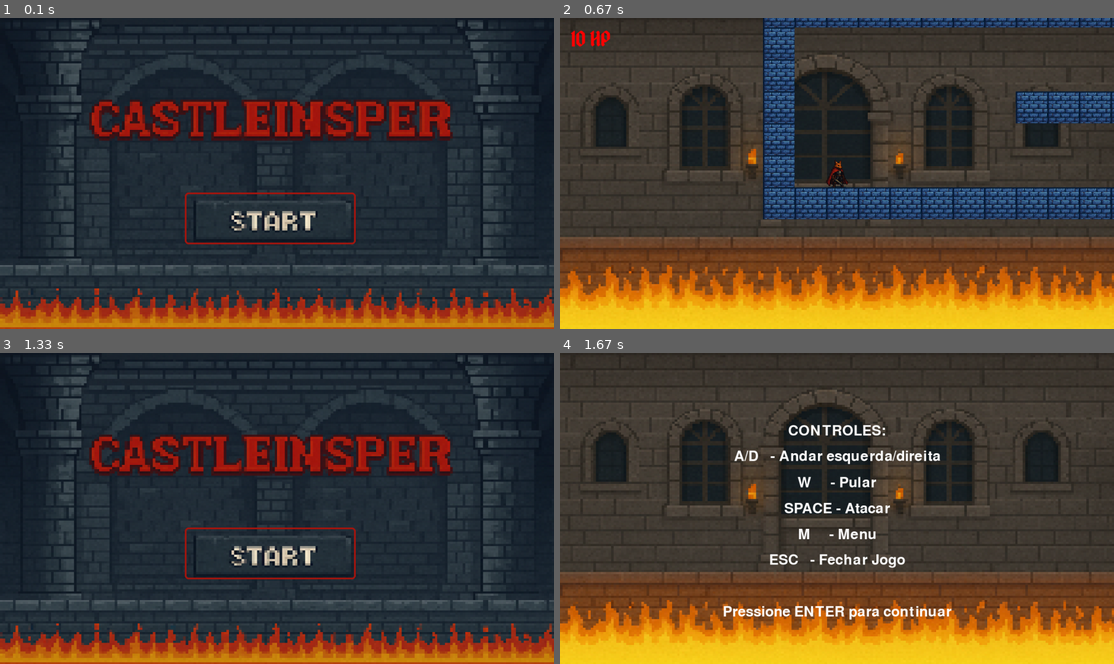
Above: before the commit, frames 1-4 (two rows, left to right).
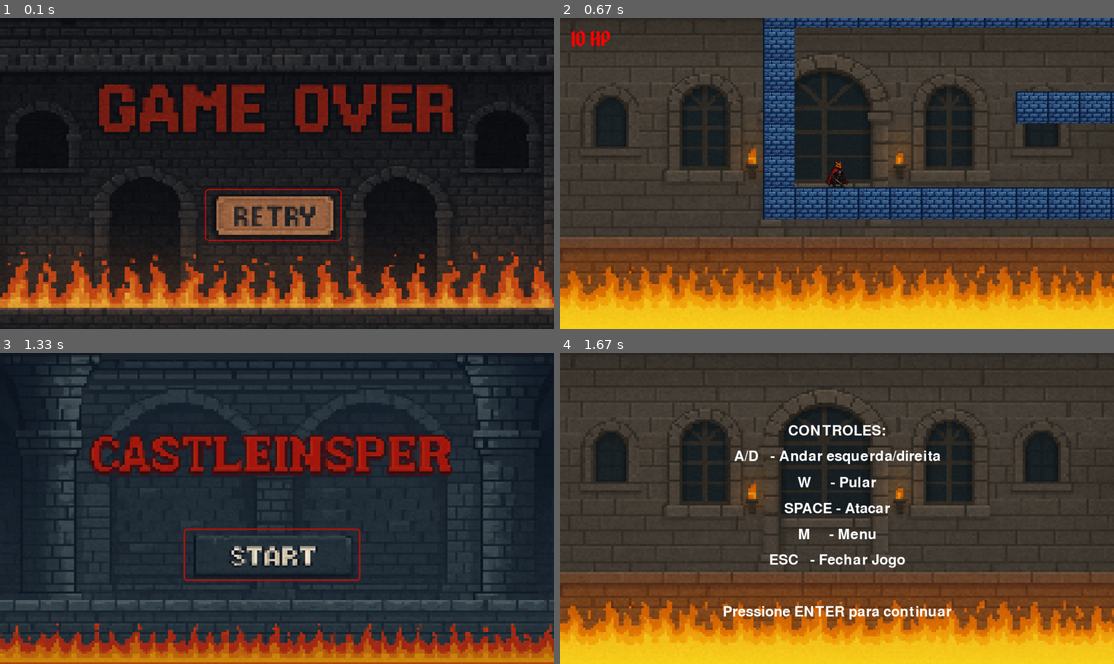
Above: after the commit, the same moments.

Repository: Victor-LP/pygame
Game: pygame game, started from CastleInsper.py
Two runs of this game, one before a commit and one after it. Both use one fixed random seed, a clock stepped at 60 frames per second and the inputs below.
Inputs (mouse positions are in pixels of both pictures, inside the frame that each line leads up to):
- Up to frame 1 (0.1 s): no input
- Up to frame 2 (0.67 s): tap Enter at 0.33 s
- Up to frame 3 (1.33 s): tap Space at 0.67 s; tap M at 1 s
- Up to frame 4 (1.67 s): click (892, 576) at 1.38 s

The runs differ from the first frame. In frame 1, 62% of the frame differs, in the area x 0-100%, y 0-100%; in frame 2, nothing differs; in frame 3, 0.8%; in frame 4, nothing differs.

Commit message:
Botão Menu & Game Over

Diff:
--- a/CastleInsper.py
+++ b/CastleInsper.py
@@ -7,7 +7,7 @@
     pygame.init()
     pygame.mixer.init()
     pygame.display.set_caption('Castle Insper')
-    state = INIT
+    state = GAME_OVER
     while state != QUIT:
         if state == INIT:
             state = title_screen(window)
--- a/init.py
+++ b/init.py
@@ -19,9 +19,9 @@
     start_img = assets.get(START_IMG) or assets.get(BACKGROUND_IMG)
     bg = pygame.transform.scale(start_img, (WIDTH, HEIGHT))
 
-    btn_w, btn_h = 395, 120
+    btn_w, btn_h = 409, 122
     btn_rect = pygame.Rect(0, 0, btn_w, btn_h)
-    btn_rect.center = (WIDTH // 2.05, int(HEIGHT * 0.645))
+    btn_rect.center = (WIDTH // 2.035, int(HEIGHT * 0.649))
 
     while True:
         clock.tick(FPS)
@@ -53,9 +53,9 @@
 
     bg = pygame.transform.scale(assets[GAME_OVER_IMG], (WIDTH, HEIGHT))
 
-    btn_w, btn_h = 325, 120
+    btn_w, btn_h = 315, 120
     btn_rect = pygame.Rect(0, 0, btn_w, btn_h)
-    btn_rect.center = (WIDTH // 2.042, int(HEIGHT * 0.628))
+    btn_rect.center = (WIDTH // 2.027, int(HEIGHT * 0.634))
 
     while True:
         clock.tick(FPS)
